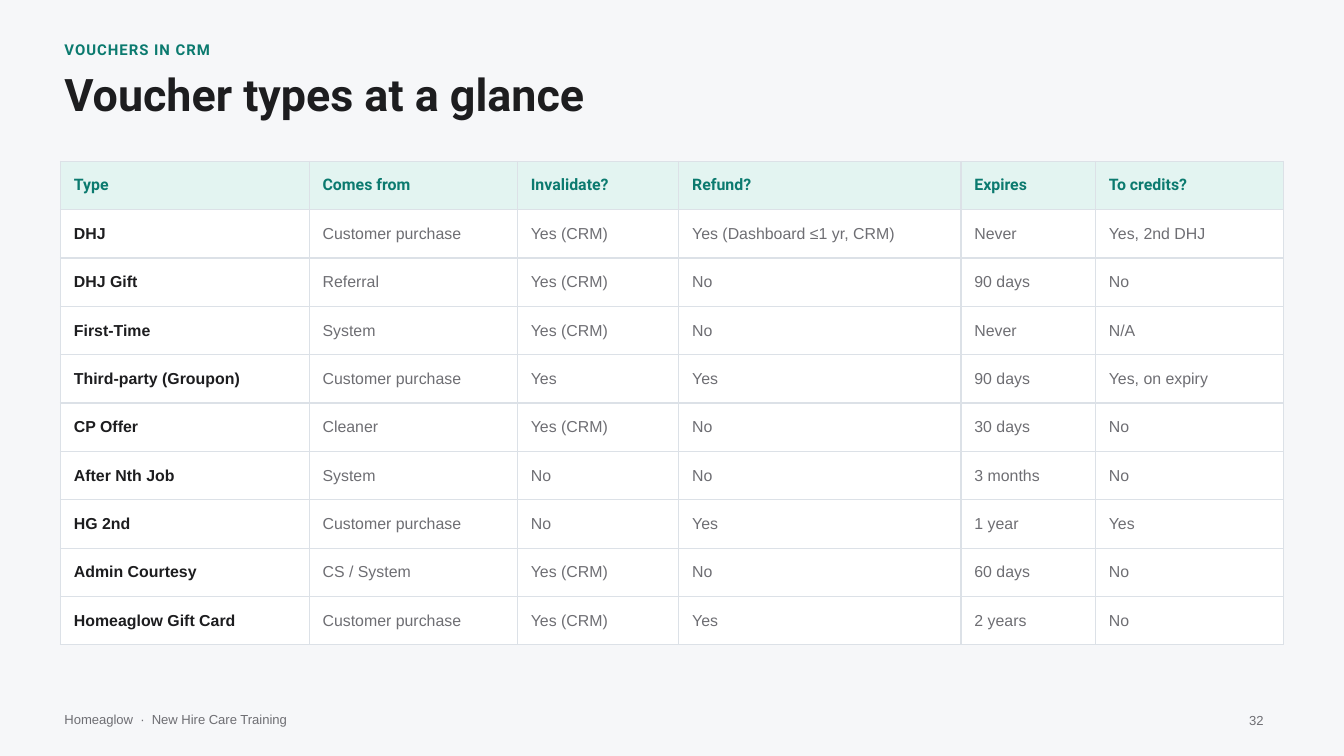
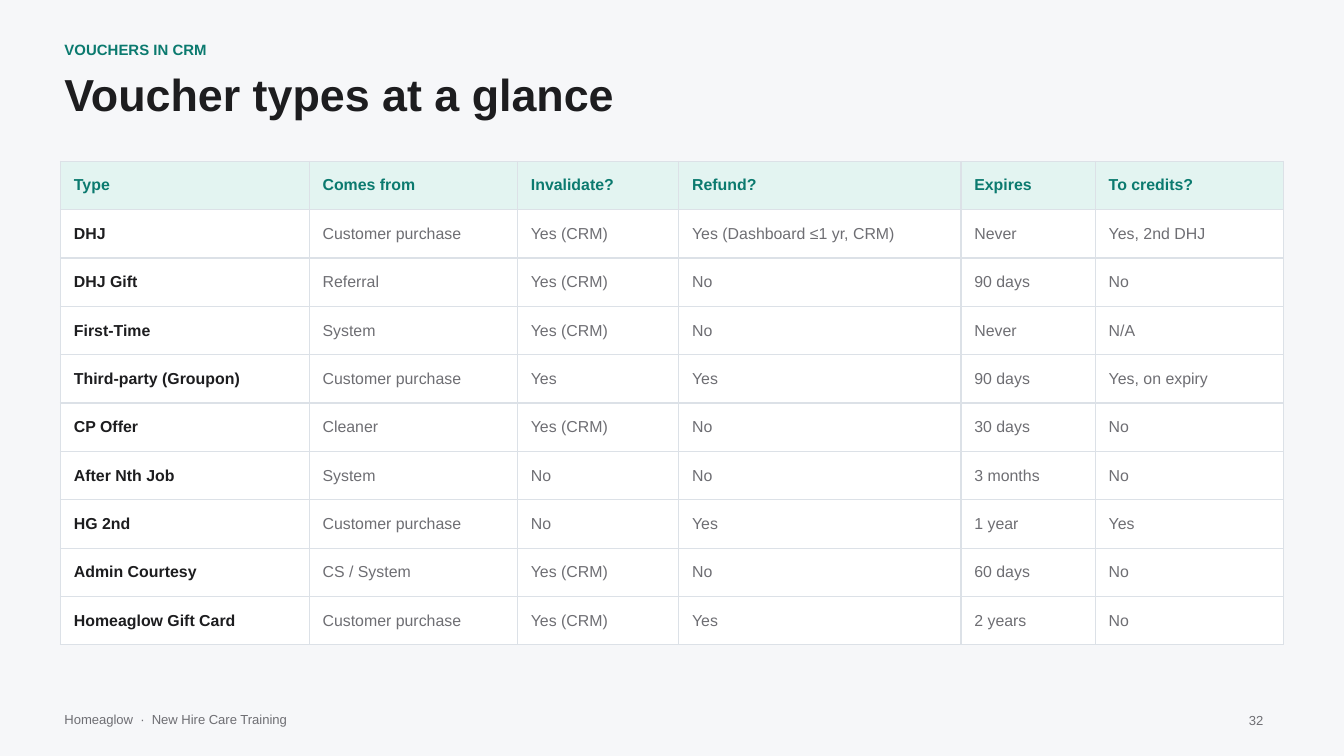
Before and after one commit to anjulimichelle/training, a slide deck: slide 32 of platform-mechanics/platform-operating-mechanics.pptx. Drawn at 1344x756 pixels with LibreOffice and Linux fonts; fonts in the diff are those of the drawing. Boxes give left, top, right and bottom in pixels: in the first picture for what was removed or moved away, otherwise in the second. Text is boxed around its words. In the diff, an @@ line names an element or a change of style, - is before the commit and + after.

```diff
--- a/platform-mechanics/platform-operating-mechanics.pptx
+++ b/platform-mechanics/platform-operating-mechanics.pptx
@@ text "VOUCHERS IN CRM" at (64,44,207,55): font Roboto to Arial, letter spacing 0.5 to 0 pt @@
@@ text "Voucher types at a glance" at (64,78,614,120): font Roboto to Arial @@
@@ table at (60,161,1284,634) @@
@@ font Roboto to Arial in "Type", "Comes from", "Invalidate?", "Refund?" and 2 more places @@
```
Also in this commit, not shown: 45 other slides changed, 2 other files.
